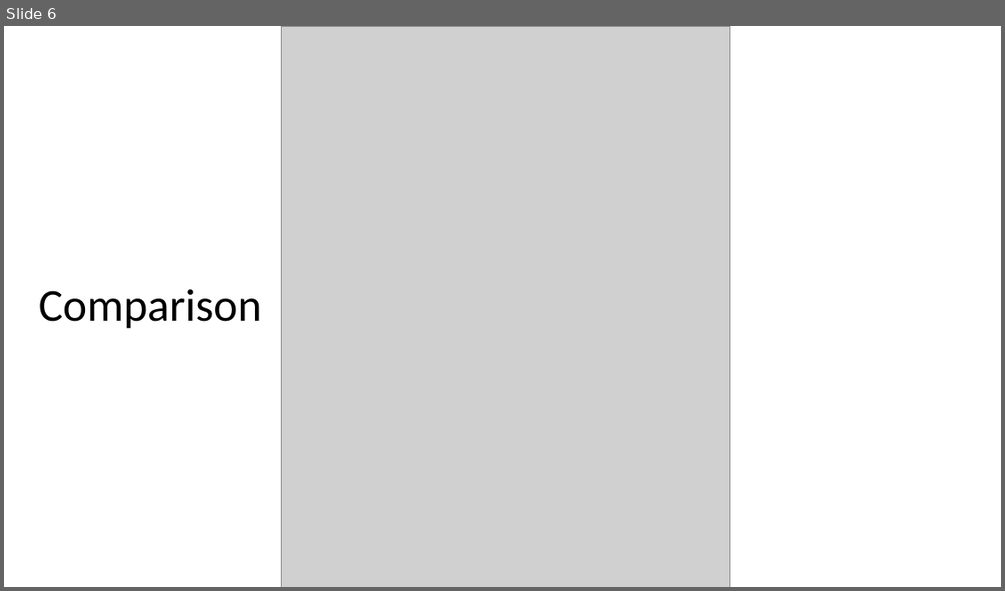
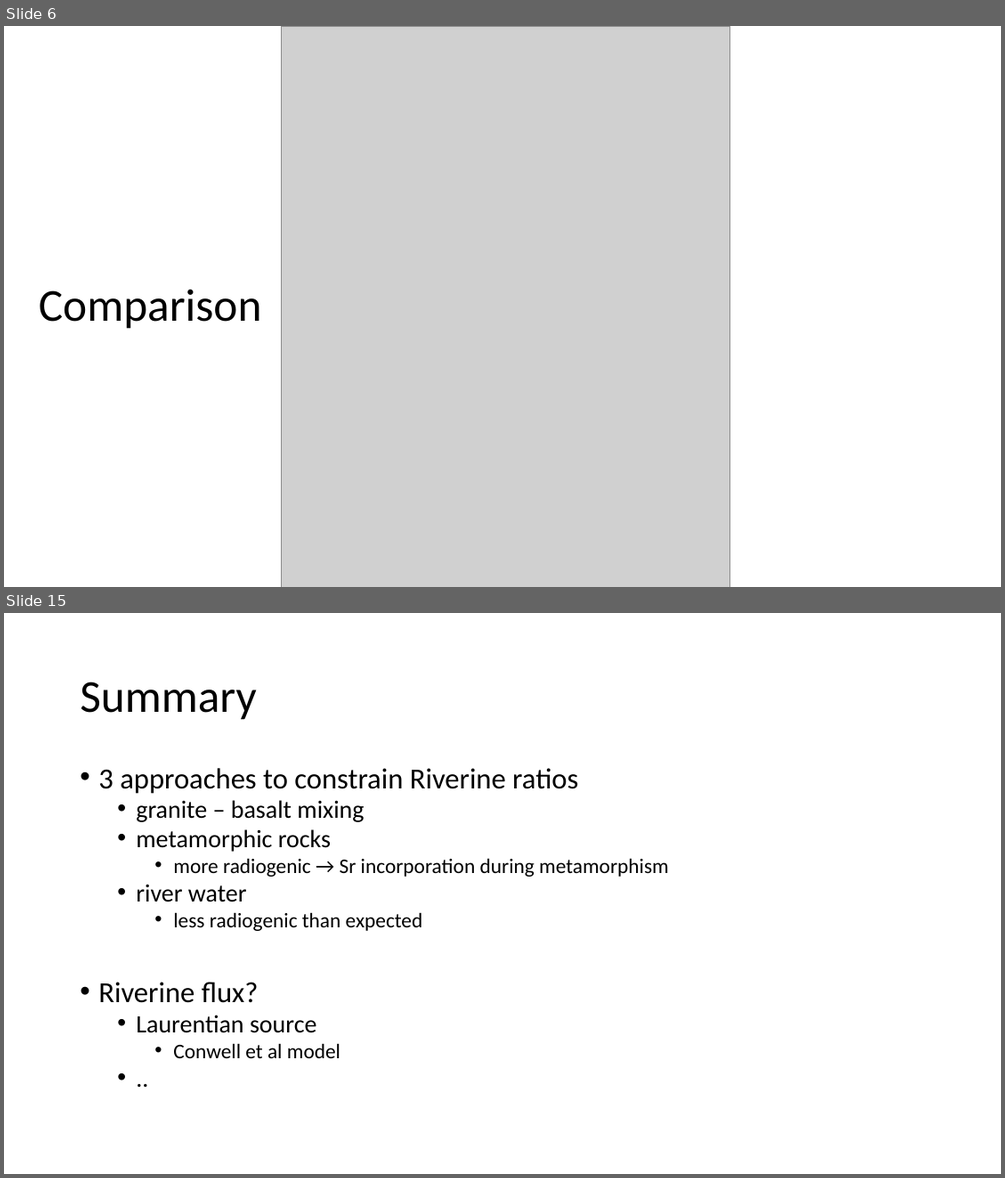
Before and after one commit to datuadiatma/avila_etal_2022, a slide deck: Progress ppt/sea level inversion.pptx. Shown one above the other, each under a label of ours: slide 6 before the commit, slides 6 and 15 after it; the slides between them are not shown. The pictures are 1005x591 and 1005x1178 pixels, drawn with LibreOffice and Linux fonts; fonts in the diff are those of the drawing; grey boxes stand for pictures. Boxes give left, top, right and bottom in pixels: in the first picture for what was removed or moved away, otherwise in the second. Text is boxed around its words. In the diff, an @@ line names an element or a change of style, - is before the commit and + after.

```diff
--- a/Progress ppt/sea level inversion.pptx
+++ b/Progress ppt/sea level inversion.pptx
@@ slide 15 added at [4, 613, 1001, 1174], background #FFFFFF @@
@@ title added at [80, 682, 256, 720], 44 pt, text #000000 @@
+Summary
@@ text added at [98, 768, 669, 1058], 20 pt, text #000000 @@
+• 3 approaches to constrain Riverine ratios
+  • granite – basalt mixing
+  • metamorphic rocks
+    • more radiogenic → Sr incorporation during metamorphism
+  • river water
+    • less radiogenic than expected
+• Riverine flux?
+  • Laurentian source
+    • Conwell et al model
+  • ..
```
Also in this commit, not shown: 8 other slides added, 17 other files.
